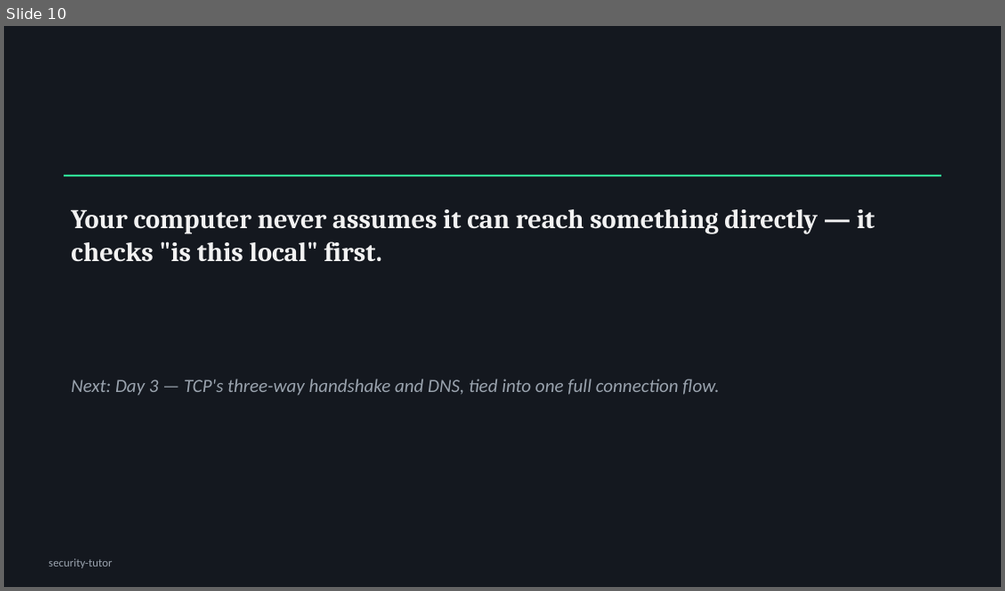
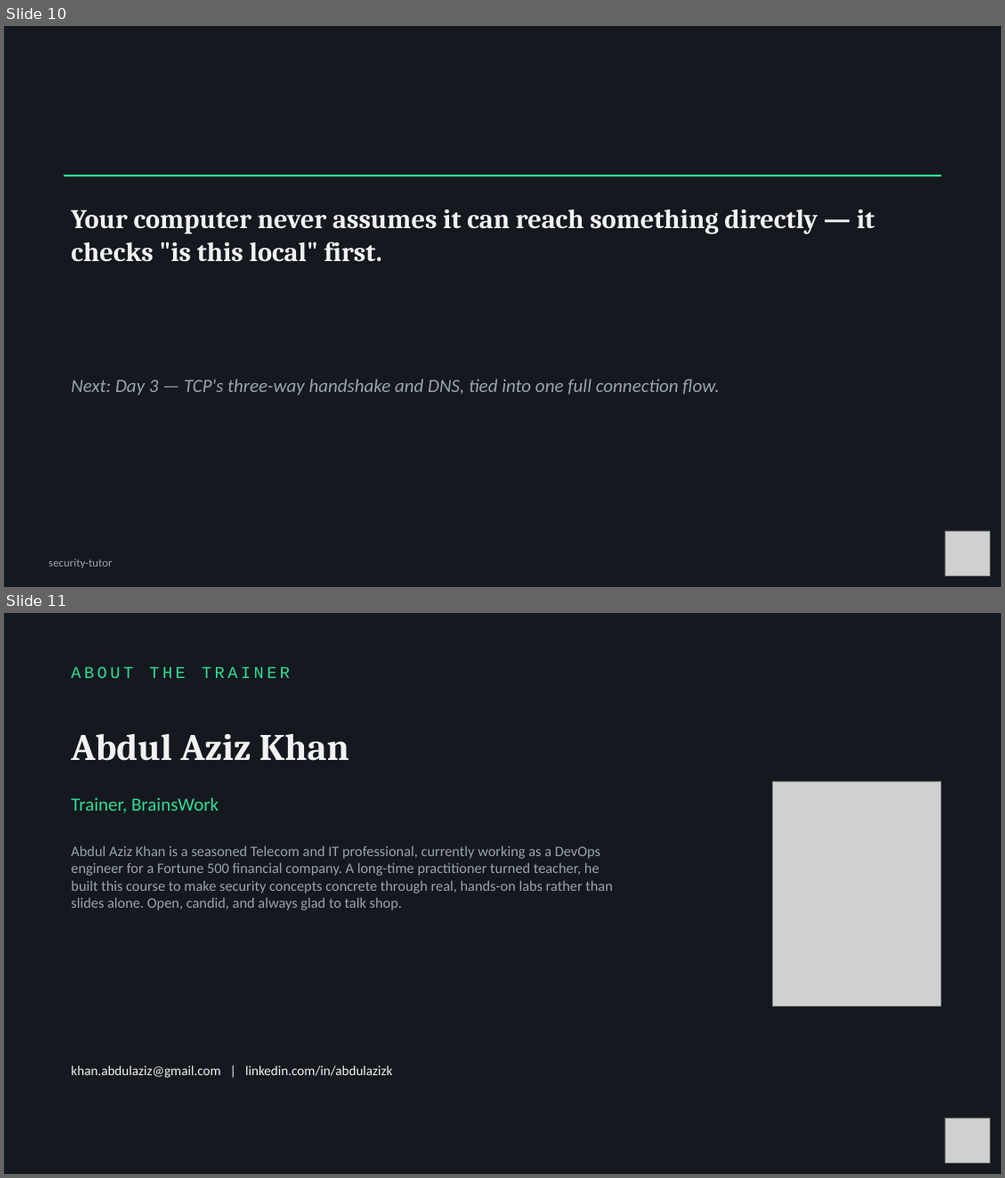
Before and after one commit to aazizk/test, a slide deck: course-content/security-tutor/day-02/presentation.pptx. Shown one above the other, each under a label of ours: slide 10 before the commit, slides 10 and 11 after it. The pictures are 1005x591 and 1005x1178 pixels, drawn with LibreOffice and Linux fonts; fonts in the diff are those of the drawing; grey boxes stand for pictures. Boxes give left, top, right and bottom in pixels: in the first picture for what was removed or moved away, otherwise in the second. Text is boxed around its words. In the diff, an @@ line names an element or a change of style, - is before the commit and + after.

```diff
--- a/course-content/security-tutor/day-02/presentation.pptx
+++ b/course-content/security-tutor/day-02/presentation.pptx
@@ slide 11 added at [4,613,1001,1174], background #14181F @@
@@ text added at [71,666,290,678], 16 pt, text #2FDD95 @@
+ABOUT THE TRAINER
@@ text added at [71,734,349,761], 36 pt, text #F2F2F2, bold @@
+Abdul Aziz Khan
@@ text added at [71,797,218,813], 18 pt, text #2FDD95 @@
+Trainer, BrainsWork
@@ picture added at [773,781,941,1005] @@
@@ text added at [71,845,612,910], 14 pt, text #9AA3AE @@
+Abdul Aziz Khan is a seasoned Telecom and IT professional, currently working as a DevOps engineer for a Fortune 500 financial company. A long-time practitioner turned teacher, he built this course to make security concepts concrete through real, hands-on labs rather than slides alone. Open, candid, and always glad to talk shop.
@@ text added at [71,1065,392,1078], 13 pt, text #F2F2F2 @@
+khan.abdulaziz@gmail.com | linkedin.com/in/abdulazizk
@@ picture added at [945,1118,989,1163] @@
@@ slide 10 changed as well @@
@@ picture added at [945,531,989,576] @@
```
Also in this commit, not shown: 9 other slides changed, 7 other files.
